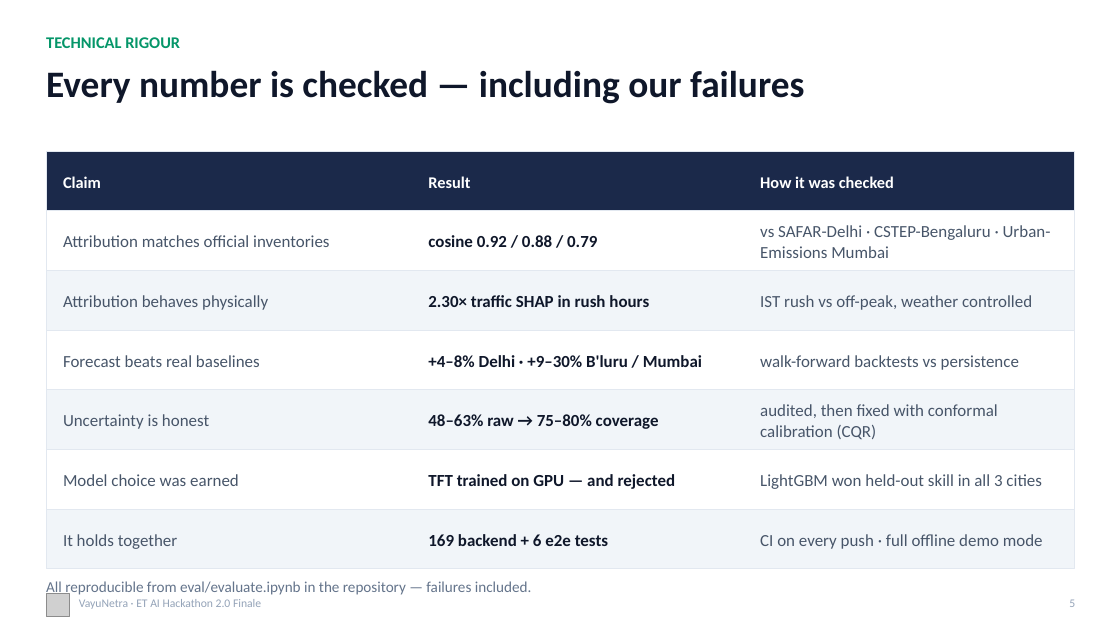
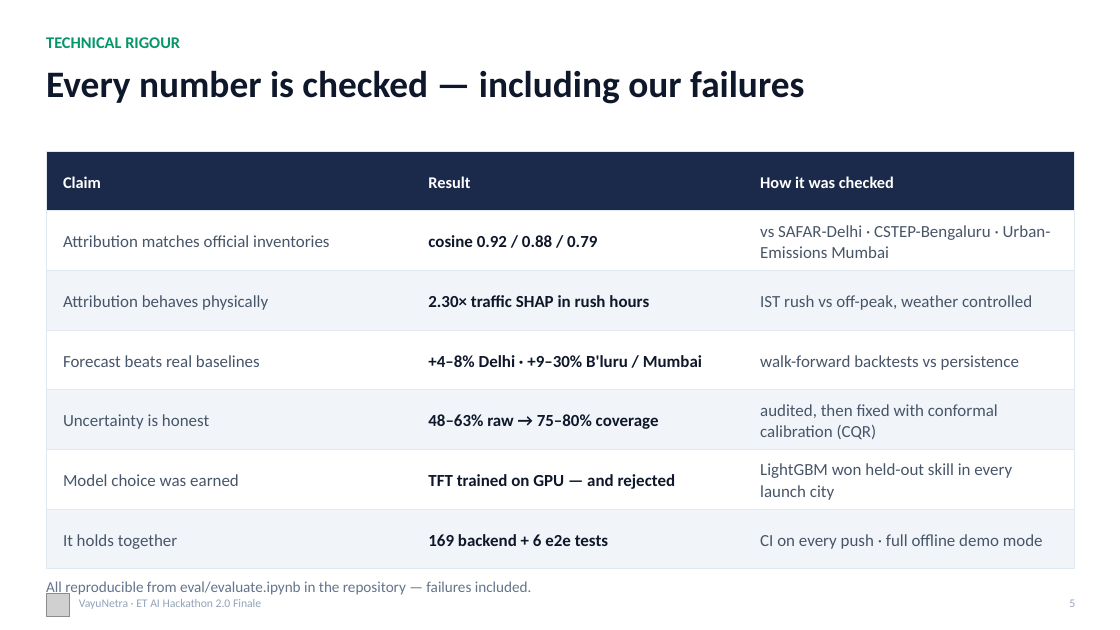
Before and after one commit to omkarrr88/VayuNetra, a slide deck: slide 5 of docs/VayuNetra_Pitch.pptx. Drawn at 1120x630 pixels with LibreOffice and Linux fonts; fonts in the diff are those of the drawing; grey boxes stand for pictures. Boxes give left, top, right and bottom in pixels: in the first picture for what was removed or moved away, otherwise in the second. Text is boxed around its words. In the diff, an @@ line names an element or a change of style, - is before the commit and + after.

```diff
--- a/docs/VayuNetra_Pitch.pptx
+++ b/docs/VayuNetra_Pitch.pptx
@@ text at <box>760,463,1012,500</box>: text changed @@
-LightGBM won held-out skill in all 3 cities
+LightGBM won held-out skill in every launch city
```
Also in this commit, not shown: 6 other slides changed, 1 slide added, 48 other files.
